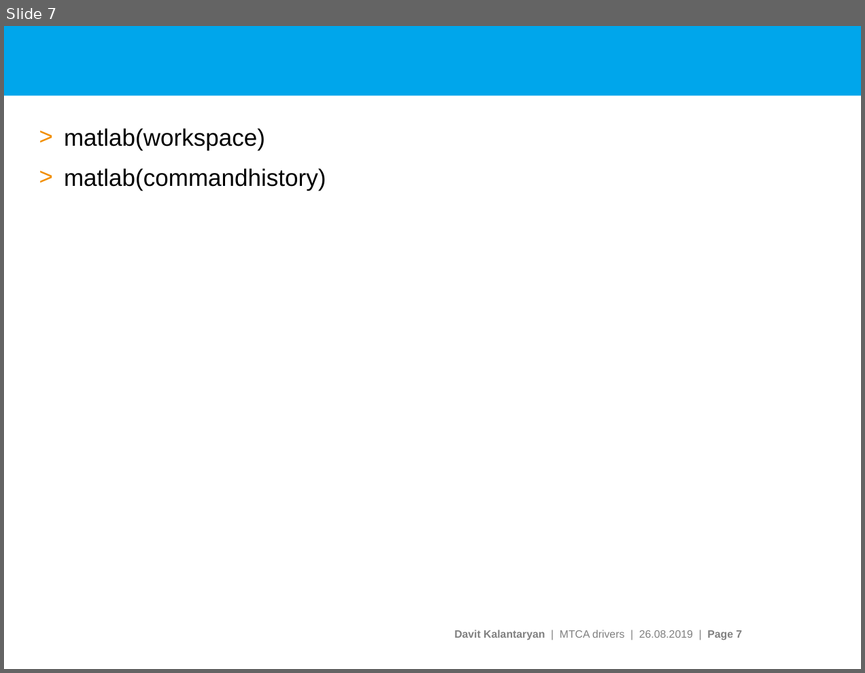
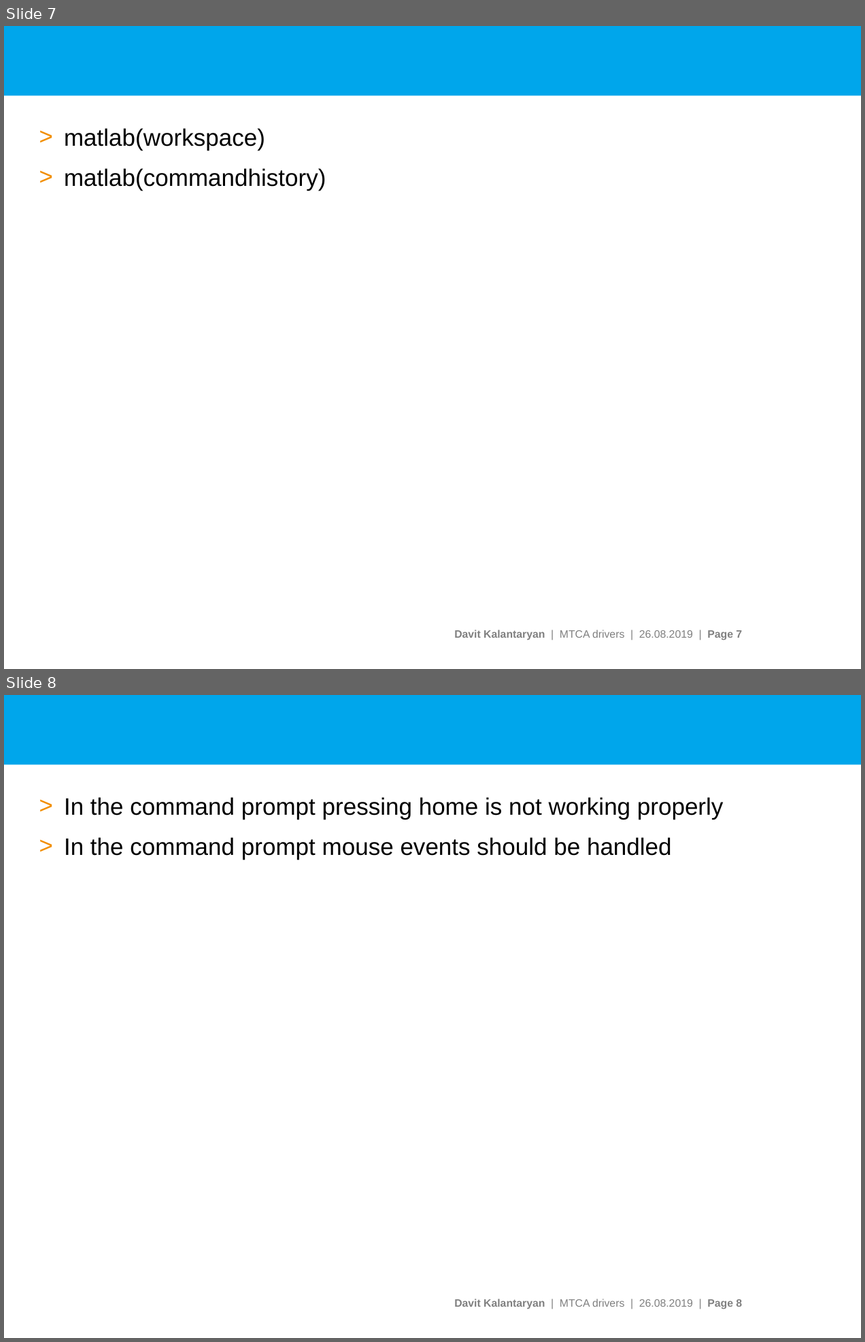
Before and after one commit to davitkalantaryan/matlabemulator, a slide deck: docs/doc/pitz_daq_data_geter.pptx. Shown one above the other, each under a label of ours: slide 7 before the commit, slides 7 and 8 after it. The pictures are 865x673 and 865x1342 pixels, drawn with LibreOffice and Linux fonts; fonts in the diff are those of the drawing; background and template pictures are left out. Boxes give left, top, right and bottom in pixels: in the first picture for what was removed or moved away, otherwise in the second. Text is boxed around its words. In the diff, an @@ line names an element or a change of style, - is before the commit and + after.

```diff
--- a/docs/doc/pitz_daq_data_geter.pptx
+++ b/docs/doc/pitz_daq_data_geter.pptx
@@ slide 8 added at <box>4,695,861,1338</box>, background #FFFFFF; not listed: 2 template elements that a slide beside it also shows @@
@@ text added at <box>64,797,723,860</box>, 20 pt, text #000000 @@
+> In the command prompt pressing home is not working properly
+> In the command prompt mouse events should be handled
```
Also in this commit, not shown: 18 other files.
